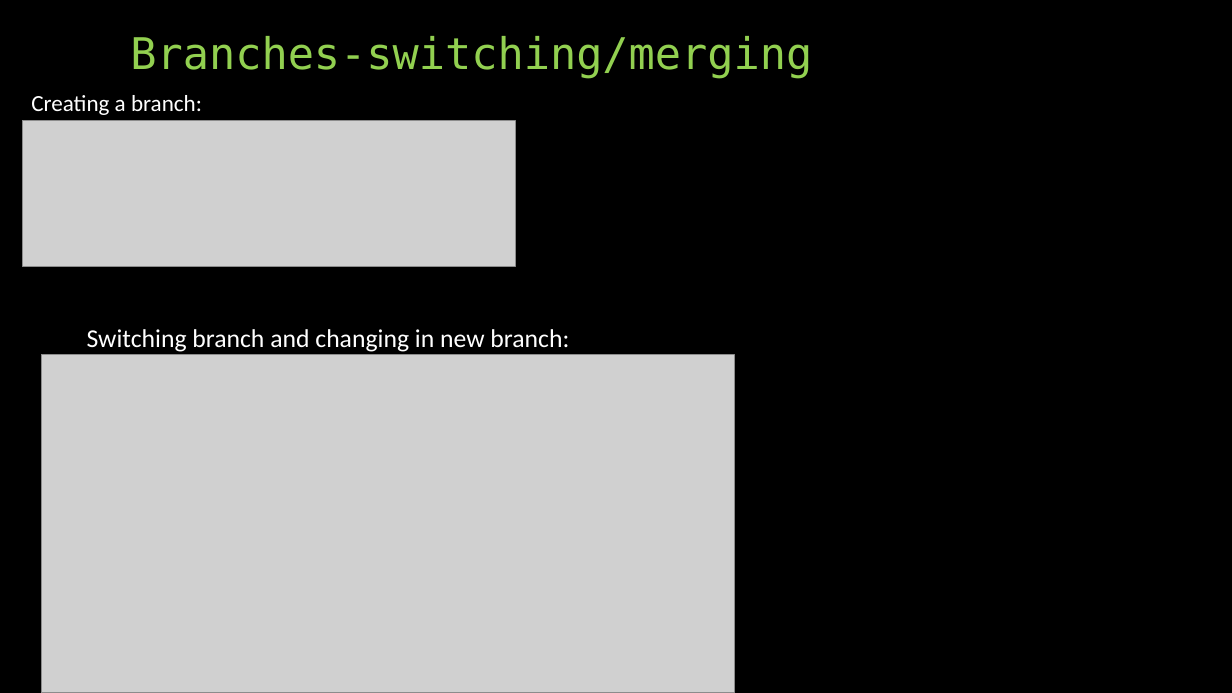
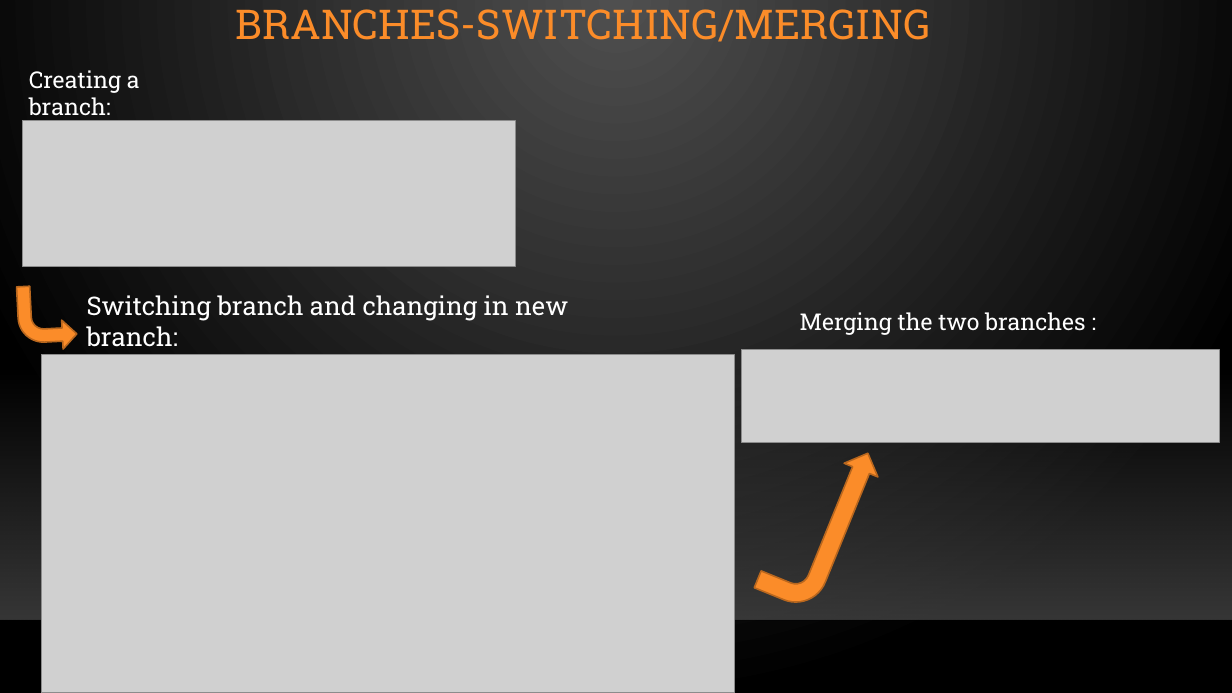
Before and after one commit to gwydion67/KOSS-presentation, a slide deck: slide 9 of New Git Concepts.pptx. Drawn at 1232x693 pixels with LibreOffice and Linux fonts; fonts in the diff are those of the drawing; grey boxes stand for pictures; background and template pictures are left out. Boxes give left, top, right and bottom in pixels: in the first picture for what was removed or moved away, otherwise in the second. Text is boxed around its words. In the diff, an @@ line names an element or a change of style, - is before the commit and + after.

```diff
--- a/New Git Concepts.pptx
+++ b/New Git Concepts.pptx
@@ background #000000 to gradient #505050 to #000000 @@
@@ title "BRANCHES-SWITCHING/MERGING" at (236, 9, 930, 42): vertical alignment bottom to middle @@
@@ title at (236, 9, 930, 42): text changed; size 34 to 32 pt; font DejaVu Sans Mono to Roboto Slab; text colour #92D050 to #FB8C29 @@
-Branches-switching/merging
+BRANCHES-SWITCHING/MERGING
@@ text "Creating a branch:" at (29, 70, 140, 121): font Calibri to Roboto Slab @@
@@ text "Creating a branch:": place and size @@
-text "Creating a branch:" at (31, 95, 202, 115)
+text "Creating a branch:" at (29, 70, 140, 121)
@@ bent arrow added at (17, 284, 78, 352), fill #FB8C29, outline #BA681E 1.25 pt @@
@@ text "Switching branch and changing in ...": place and size @@
-text "Switching branch and changing in ..." at (87, 329, 569, 352)
+text "Switching branch and changing in ..." at (87, 295, 568, 347)
@@ text "Switching branch and changing in ..." at (87, 295, 568, 347): font Calibri to Roboto Slab @@
@@ text added at (800, 312, 1086, 335), 18 pt, text #FFFFFF @@
+Merging the two branches :
@@ picture added at (741, 350, 1220, 443) @@
@@ rectangle added at (0, 366, 1232, 619), fill gradient #454545 @@
@@ bent arrow added at (754, 433, 885, 616), fill #FB8C29, outline #BA681E 1.25 pt @@
@@ line added from (0, 620) to (1232, 620), #000001 1 pt @@
```
Also in this commit, not shown: 9 other slides changed, 6 slides added, 6 slides removed.
